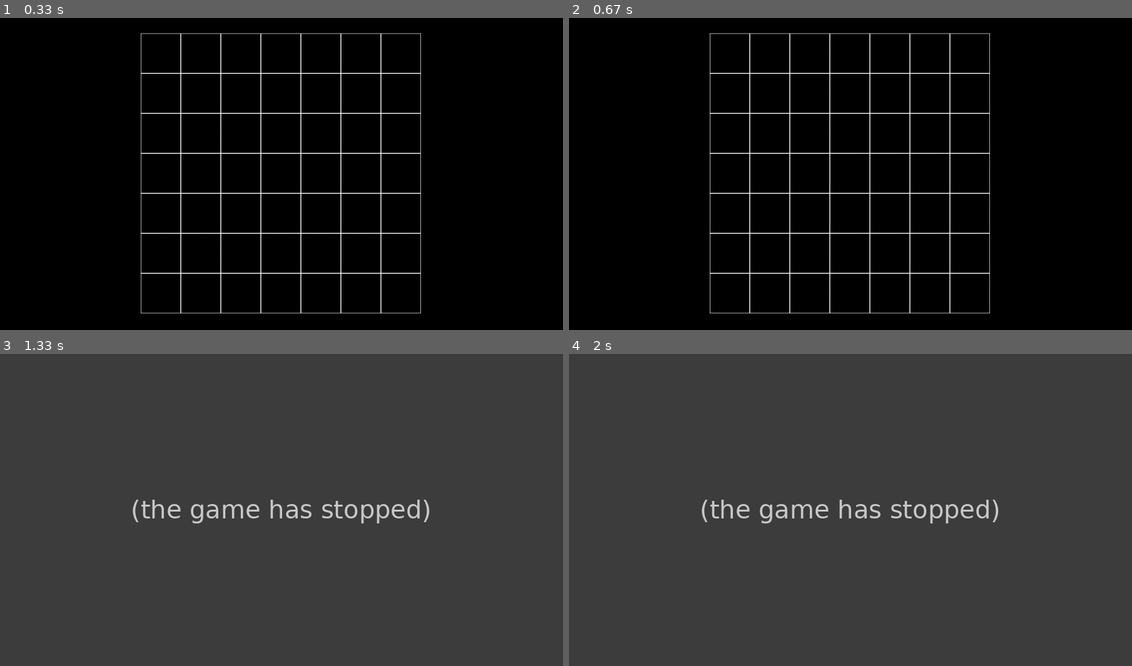
Above: before the commit, frames 1-4 (two rows, left to right).
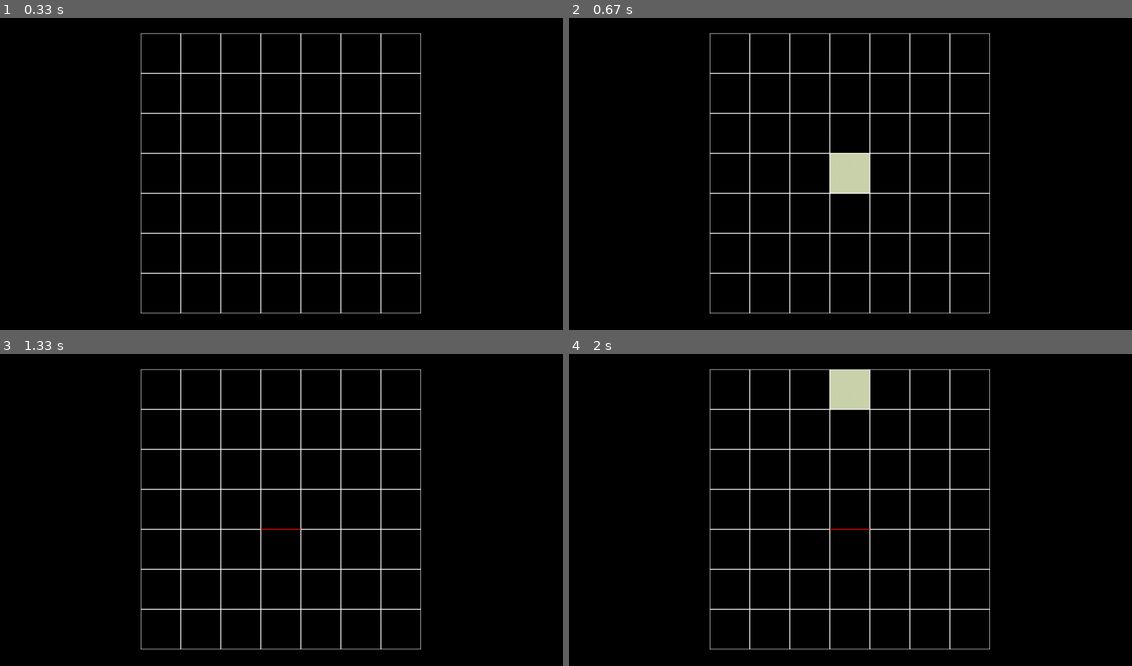
Above: after the commit, the same moments.

Repository: de-Nis1603/pygame_project
Game: pygame game, started from main.py
Same seed, same stepped clock (60 frames per second), same inputs: the game is played once before the commit and once after it.
Inputs (mouse positions are in pixels of both pictures, inside the frame that each line leads up to):
- Up to frame 1 (0.33 s): no input
- Up to frame 2 (0.67 s): click (850, 174) at 0.38 s
- Up to frame 3 (1.33 s): click (281, 531) at 0.72 s; click (106, 463) at 1.05 s
- Up to frame 4 (2 s): click (918, 538) at 1.38 s; click (861, 403) at 1.72 s

Frame 1 is identical in both runs. In frame 2, 0.9% of the frame differs, in the area x 46-54%, y 43-57%; in frame 3, 99%; in frame 4, 99%, in the area x 0-100%, y 0-100%.
Error before the commit: TypeError: 'NoneType' object is not subscriptable (main.py line 75); the game stopped at 1.05 s (later frames are placeholders)

Commit message:
реализована постановка перегородок (пока без проверки)

Diff:
--- a/main.py
+++ b/main.py
@@ -13,6 +13,26 @@
         self.left = 10
         self.top = 10
         self.cell_size = 30
+        self.colors = []
+        for i in range(self.height):
+            row = []
+            for j in range(self.width):
+                row.append((0, 0, 0))
+            self.colors.append(row)
+        self.hor_fence = []
+        for i in range(self.height - 1):
+            row = []
+            for j in range(self.width):
+                row.append(0)
+            self.hor_fence.append(row)
+        self.vert_fence = []
+        for i in range(self.height):
+            row = []
+            for j in range(self.width - 1):
+                row.append(0)
+            self.vert_fence.append(row)
+        print(self.hor_fence)
+        print(self.vert_fence)
 
     # настройка внешнего вида
     def set_view(self, left, top, cell_size):
@@ -29,11 +49,24 @@
     def render(self, surface):
         for i in range(self.height):
             for j in range(self.width):
+                pygame.draw.rect(surface, self.colors[i][j], pygame.Rect(self.left + j * self.cell_size,
+                                                                 self.top + i * self.cell_size, self.cell_size,
+                                                                 self.cell_size))
                 pygame.draw.rect(surface, (255, 255, 255), pygame.Rect(self.left + j * self.cell_size,
                                                                        self.top + i * self.cell_size, self.cell_size,
                                                                        self.cell_size), 1)
+        for i in range(len(self.hor_fence)):
+            for j in range(len(self.hor_fence[i])):
+                if self.hor_fence[i][j]:
+                    pygame.draw.rect(surface, (255, 0, 0), pygame.Rect(self.vert[j], self.hor[i + 1] - 1,
+                                                                       self.cell_size, 2))
+        for i in range(len(self.vert_fence)):
+            for j in range(len(self.vert_fence[i])):
+                if self.vert_fence[i][j]:
+                    pygame.draw.rect(surface, (255, 0, 0), pygame.Rect(self.vert[j + 1] - 1, self.hor[i],
+                                                                       2, self.cell_size))
 
-    def shower(self, pos):
+    def get_cell(self, pos):
         x_pos, y_pos = int(pos[0]), int(pos[1])
         hor_ans, vert_ans = None, None
         for i in range(self.width):
@@ -46,6 +79,35 @@
             return
         else:
             return hor_ans, vert_ans
+
+    def get_click(self, pos):
+        cell = self.get_cell(pos)
+        self.on_click(cell)
+
+    def on_click(self, cell):
+        if not cell:
+            return
+        hor_ans, vert_ans = cell
+        self.colors[vert_ans][hor_ans] = (203, 212, 172)
+
+    def back_to_black(self):
+        self.colors = []
+        for i in range(self.height):
+            row = []
+            for j in range(self.width):
+                row.append((0, 0, 0))
+            self.colors.append(row)
+
+
+def put_fence(board, coords1, coords2):
+    if abs(coords1[0] - coords2[0]) == 1:
+        a = max(coords1[0], coords2[0])
+        board.vert_fence[coords1[1]][a - 1] = 1
+    elif abs(coords1[1] - coords2[1]) == 1:
+        b = min(coords1[1], coords2[1])
+        board.hor_fence[b][coords1[0]] = 1
+    print(board.hor_fence)
+    print(board.vert_fence)
 
 
 if __name__ == '__main__':
@@ -69,16 +131,19 @@
                 running = False
             if event.type == pygame.MOUSEBUTTONDOWN:
                 if not coords1:
-                    coords1 = board.shower(event.pos)
+                    board.get_click(event.pos)
+                    coords1 = board.get_cell(event.pos)
                 else:
-                    coords2 = board.shower(event.pos)
+                    board.back_to_black()
+                    coords2 = board.get_cell(event.pos)
                     if abs(coords1[0] - coords2[0]) + abs(coords1[1] - coords2[1]) == 1:
-                        pass
-                        # put fence
+                        put_fence(board, coords1, coords2)
+                        coords1, coords2 = None, None
                     else:
+                        board.get_click(event.pos)
                         coords1 = coords2
                         coords2 = None
-                board.shower(event.pos)
+                print(coords1, coords2)
         screen.fill((0, 0, 0))
         board.set_view(0.5 * (width - 0.9 * height), 0.05 * height, cell_size)
         board.render(screen)
